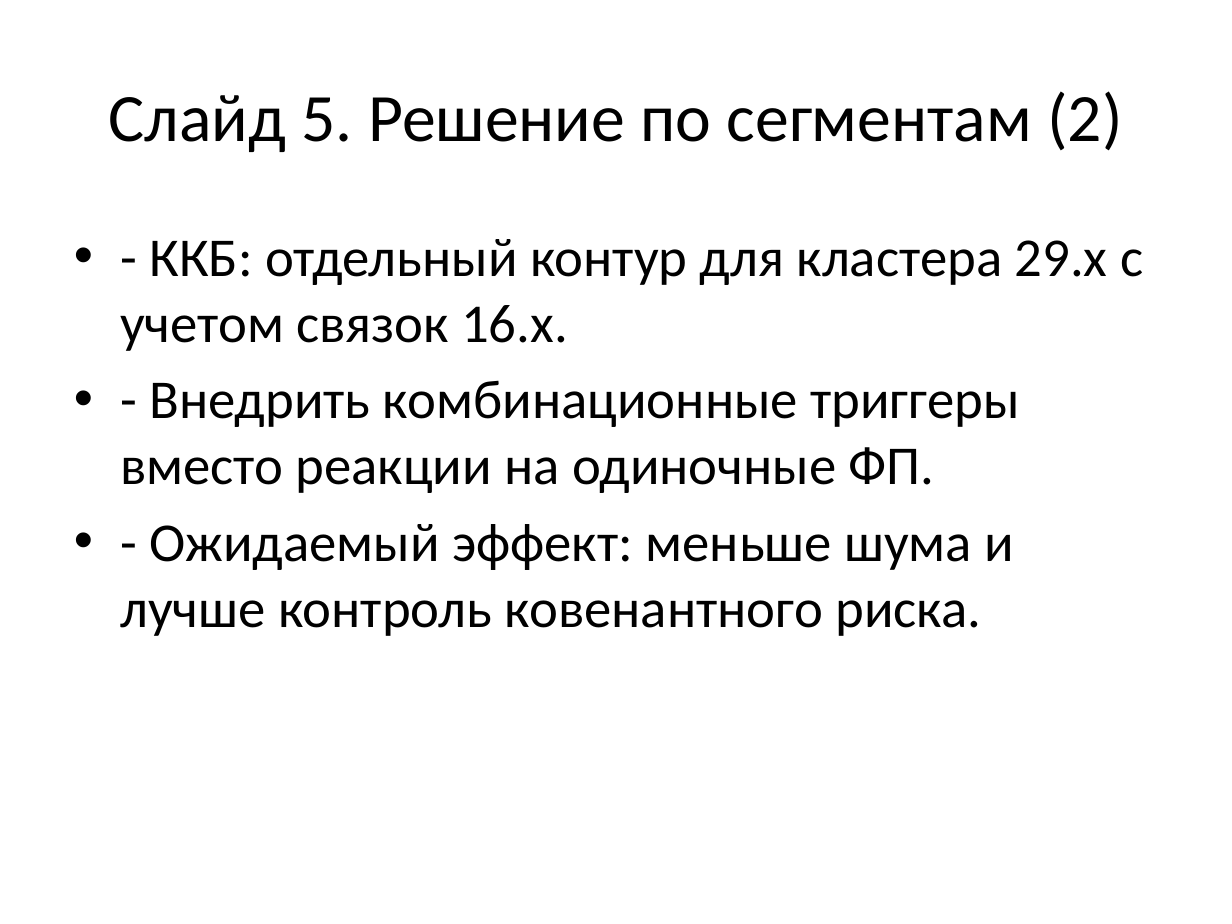
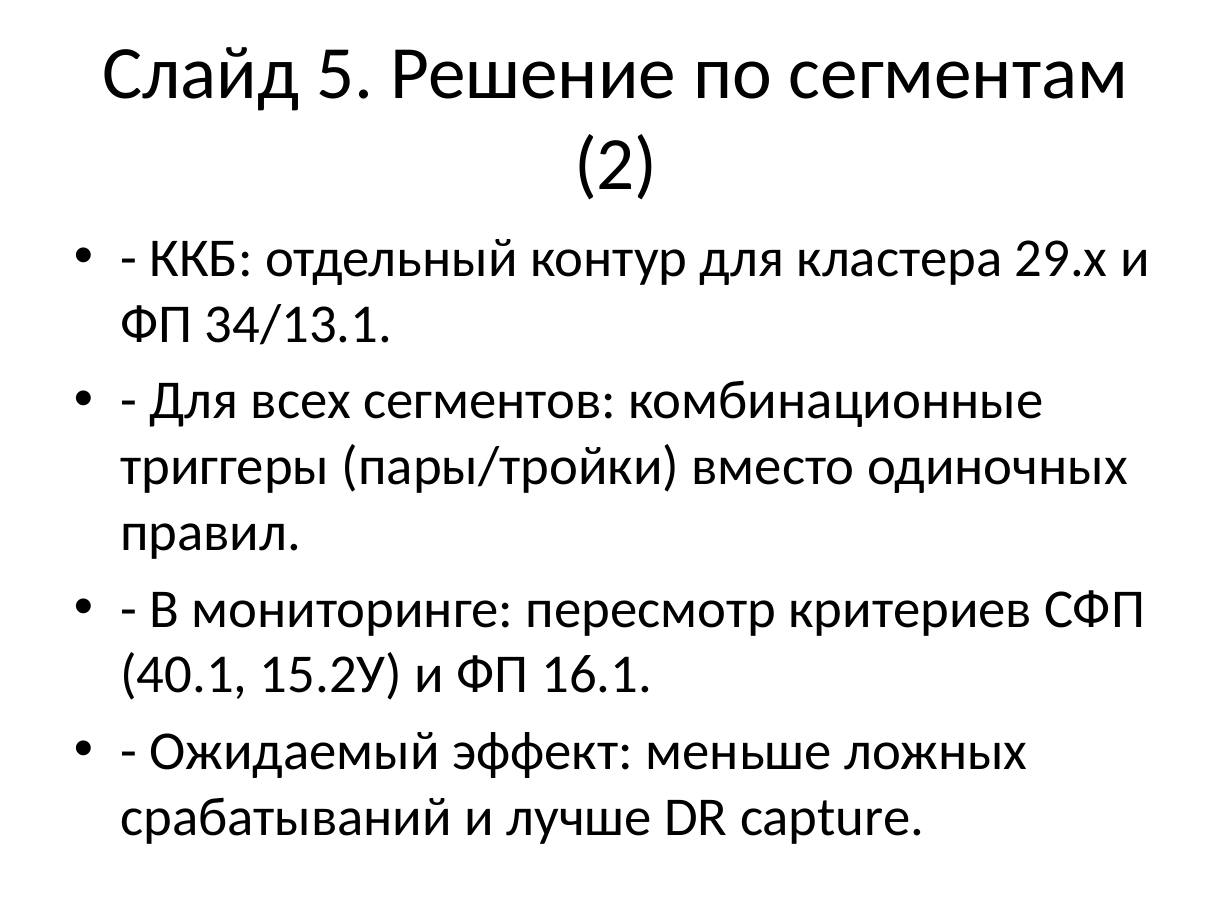
Before and after one commit to Crypt0head/sql_test, a slide deck: slide 5 of fp_sfp_presentation_ultra_short.pptx. Drawn at 1232x924 pixels with LibreOffice and Linux fonts; fonts in the diff are those of the drawing. Boxes give left, top, right and bottom in pixels: in the first picture for what was removed or moved away, otherwise in the second. Text is boxed around its words. In the diff, an @@ line names an element or a change of style, - is before the commit and + after.

```diff
--- a/fp_sfp_presentation_ultra_short.pptx
+++ b/fp_sfp_presentation_ultra_short.pptx
@@ title "Слайд 5. Решение по сегментам ..." at [102, 47, 1128, 200]: size 39.6 to 44 pt @@
@@ text at [120, 239, 1150, 844]: text changed @@
-• - ККБ: отдельный контур для кластера 29.x с учетом связок 16.x.
-• - Внедрить комбинационные триггеры вместо реакции на одиночные ФП.
-• - Ожидаемый эффект: меньше шума и лучше контроль ковенантного риска.
+• - ККБ: отдельный контур для кластера 29.x и ФП 34/13.1.
+• - Для всех сегментов: комбинационные триггеры (пары/тройки) вместо одиночных правил.
+• - В мониторинге: пересмотр критериев СФП (40.1, 15.2У) и ФП 16.1.
+• - Ожидаемый эффект: меньше ложных срабатываний и лучше DR capture.
```
Also in this commit, not shown: 6 other slides changed, 1 other file.
